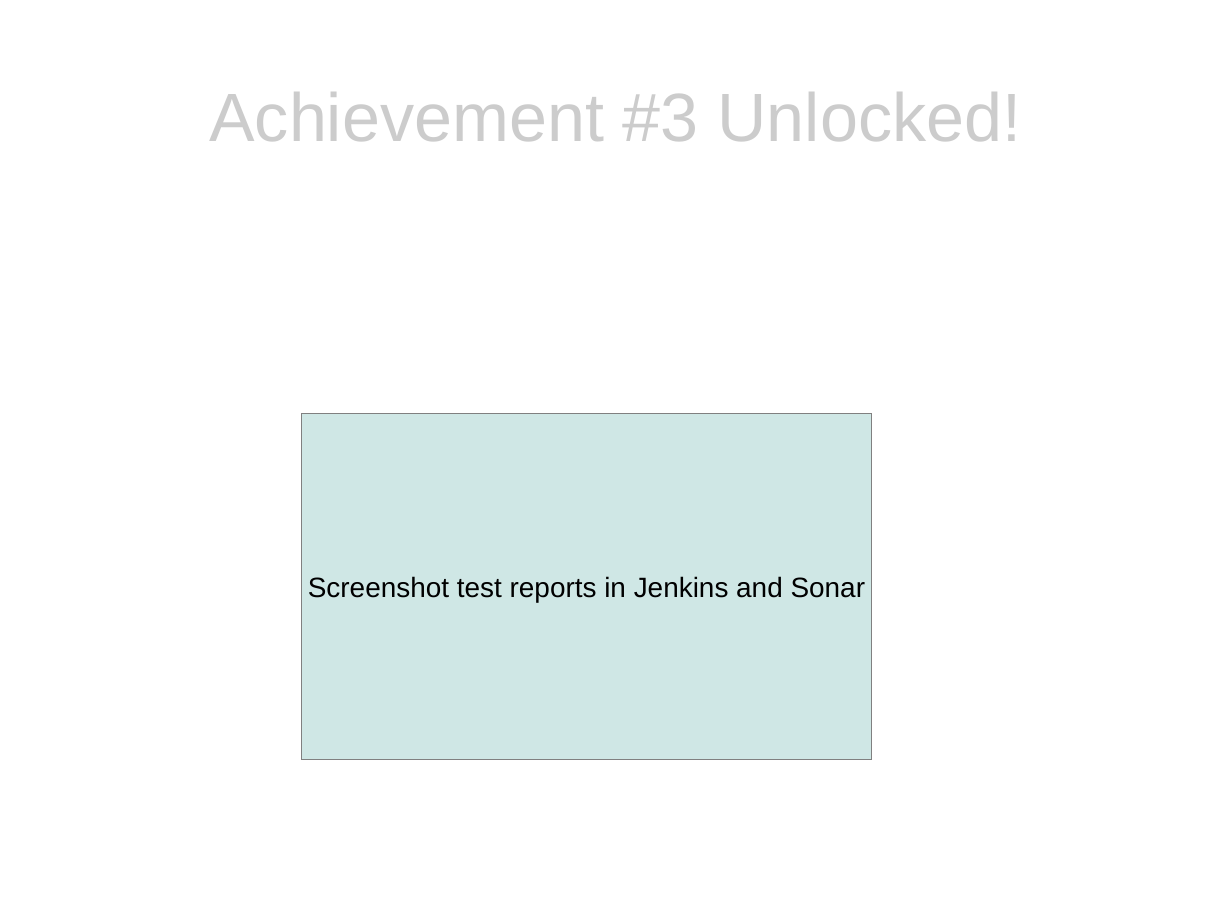
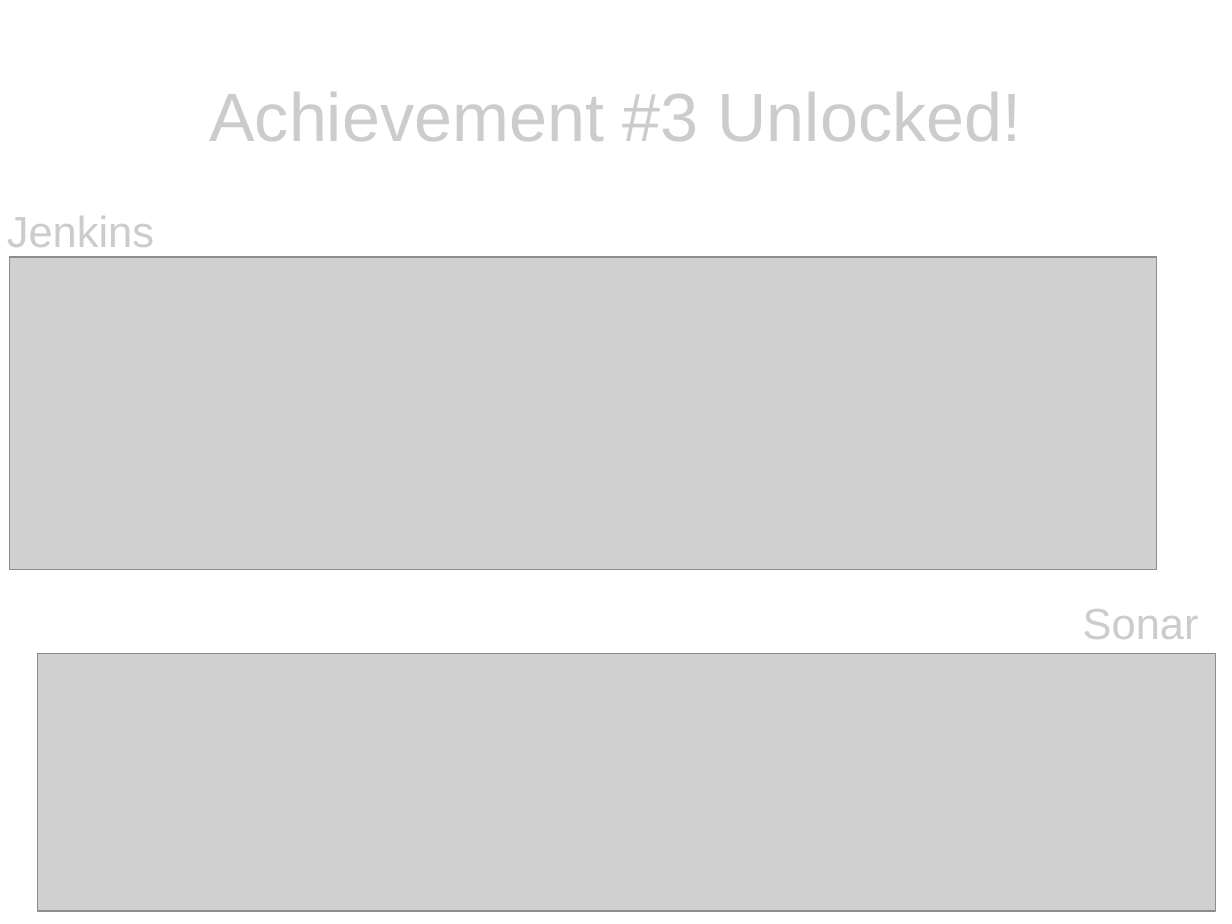
Before and after one commit to eclipse/recommenders, a slide deck: slide 12 of presentation/presentation.odp. Drawn at 1232x924 pixels with LibreOffice and Linux fonts; fonts in the diff are those of the drawing; grey boxes stand for pictures. Boxes give left, top, right and bottom in pixels: in the first picture for what was removed or moved away, otherwise in the second. Text is boxed around its words. In the diff, an @@ line names an element or a change of style, - is before the commit and + after.

```diff
--- a/presentation/presentation.odp
+++ b/presentation/presentation.odp
@@ text added at [7, 216, 154, 247], 28 pt, text #CCCCCC @@
+Jenkins
@@ picture added at [9, 257, 1157, 570] @@
@@ rectangle removed at [302, 414, 872, 760] @@
-Screenshot test reports in Jenkins and Sonar
@@ text added at [1083, 609, 1199, 639], 28 pt, text #CCCCCC @@
+Sonar
@@ picture added at [38, 654, 1216, 911] @@
```
Also in this commit, not shown: 5 other slides changed, 11 other files.
